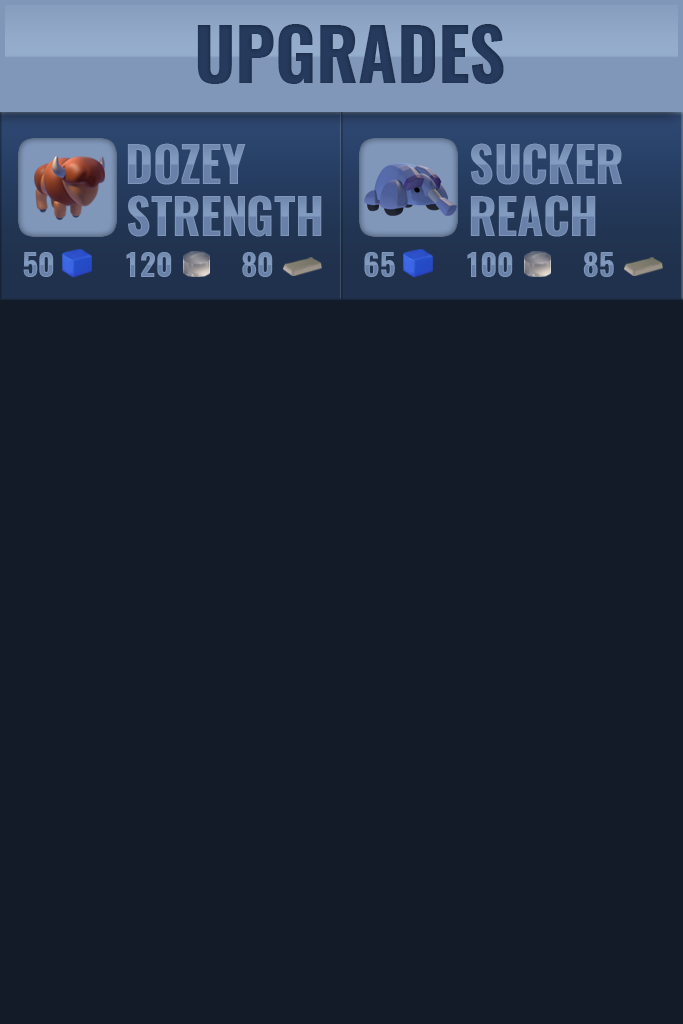
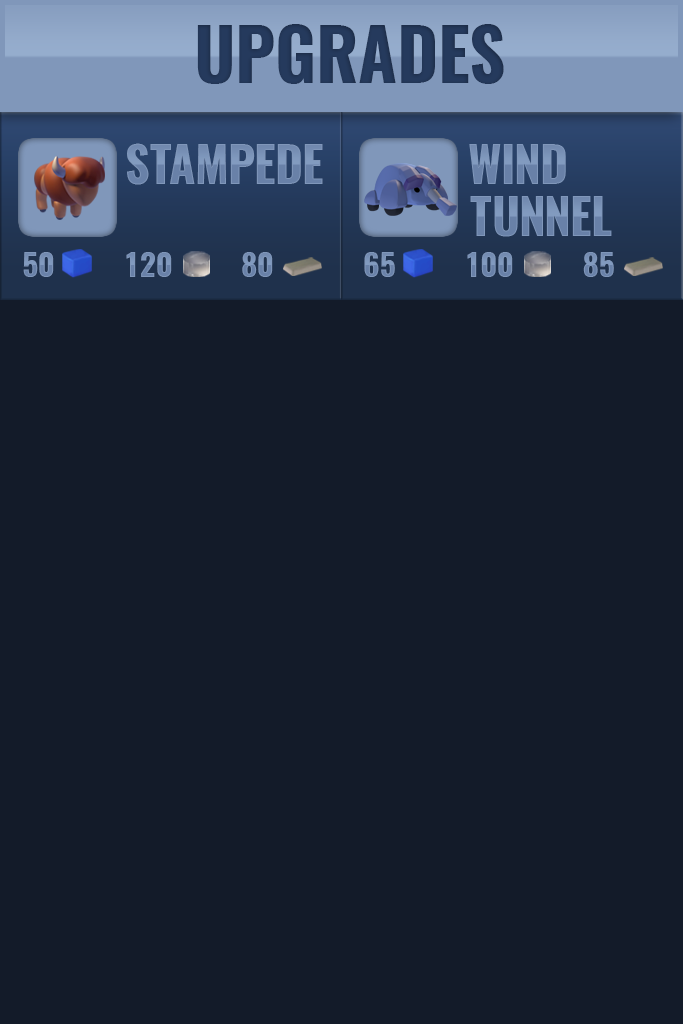
Two versions of the same layered image (683 × 1024). Layer-by-layer changes:
hid "SUCKER REACH" over <box>470,143,622,237</box>
added layer "WIND TUNNEL copy" in group "button copy" over <box>469,144,612,237</box>
hid "DOZEY STRENGTH copy" over <box>127,143,322,237</box>
renamed "DOZEY STRENGTH" to "STAMPEDE", showed it, painted on it over <box>127,143,323,185</box>
